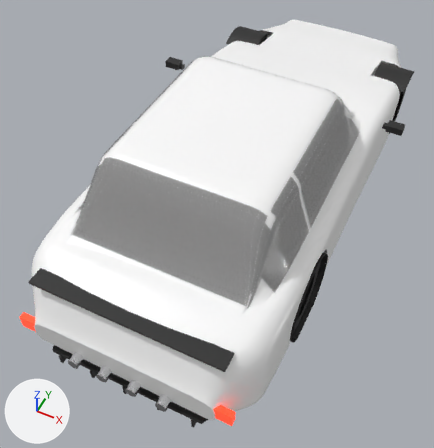
Renders of the glTF model public/models/cars/stallion_gt.glb from each side of a commit.
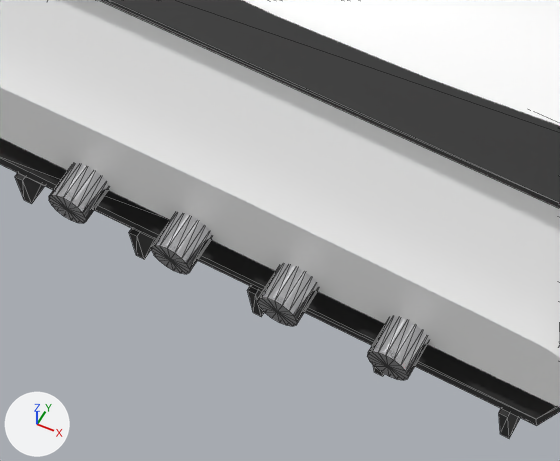
The first picture shows the older version from a camera (50 mm lens) standing at (1.54, -4.11, 4.25) and looking at (-0.08, -0.86, 0.18). The close-ups show the older and then the newer version on the part from 13% to 48% of the width and 69% to 97% of the height of that picture. Only the edits that show in the close-ups are written down. Lighting does not change. The marker at lower left points along +X, +Y and +Z. The close-ups show mesh edges as thin lines. Where no turn or scale is listed for an object, it has been applied to the vertices. Vertices at exactly the same position are counted once.

Objects in the first close-up: 'Body', 'Chrome', 'Trim'.
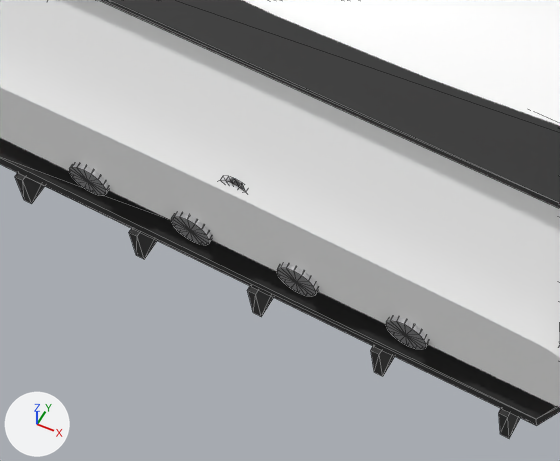
Diff of the bpy script that builds the scene:
```diff
--- a/public/models/cars/stallion_gt.glb.py
+++ b/public/models/cars/stallion_gt.glb.py
@@ me_exhaust_0 @@
 # used by ob_chrome; location = (-0.37, -2.591, 0.28)
-me_exhaust_0.from_pydata(...)  # 204 vertices, 384 faces; spans x -0.05..0.78, y -0.05..4.82, z -0.05..0.2
+me_exhaust_0.from_pydata(...)  # 204 vertices, 384 faces; spans x -0.05..0.78, y -0.05..4.74, z -0.05..0.26
+# me_exhaust_0 part 1: the loose piece of 34 vertices spanning x 0.32..0.42, y 0.03..0.04, z 0.09..0.19 is scaled about its middle by (0.8, 1, 0.8), then moved by (0.0, -0.06, 0.07)
+# other edits to the shape of me_exhaust_0 do not show in these pictures
 me_exhaust_0.materials.append(mat_chrome)
@@ ob_chrome @@
 ob_chrome = bpy.data.objects.new('Chrome', me_exhaust_0)
-ob_chrome.location = (-0.37, -2.591, 0.28)
+ob_chrome.location = (-0.37, -2.521, 0.28)
```

Changed parts and their boxes (x1, y1, x2, y2) in the close-ups (560 x 461 px; the box of a moved part takes in the faces that stretch with it):
'Chrome', reshaped, moved
    before: (49, 163, 429, 380)
    after: (69, 163, 429, 349)
part 1 of me_exhaust_0, moved or reshaped (not visible before)
    after: (220, 177, 247, 193)
